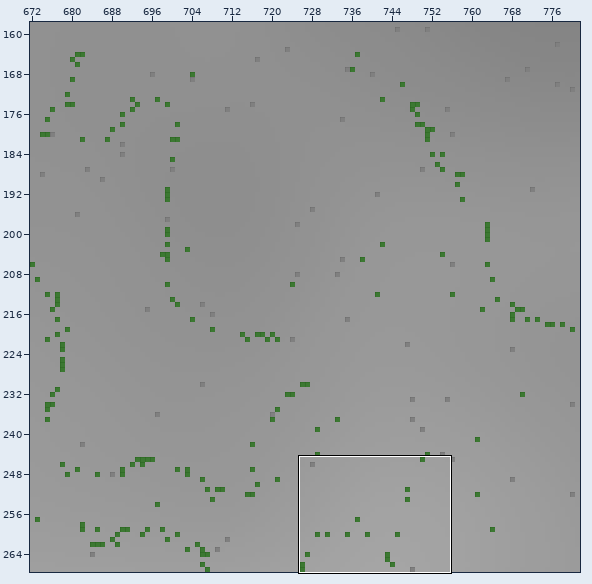
One commit to this Tiled map: content/core/maps/karhumaki.tmx. Above: a wide view before the commit, with the close-up outlined.
Close-up. The starting point:
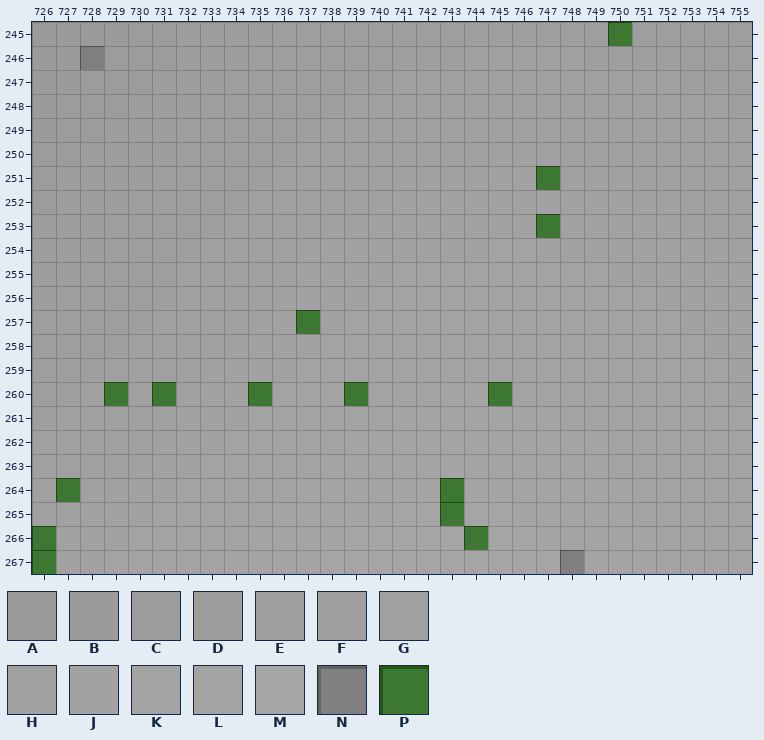
Cells are 16x16 px. Shown: x 726..755, y 245..267. The commit also changed other parts of the map, which this record leaves out.
Key: from "heights_fine": A 292, B 294, C 296, D 298, E 301, F 303, G 305, H 307, J 309, K 311, L 314, M 316; from "obstacles": N 0, P 1.
_ is an empty cell, # one hidden under a higher layer.
Layers that did not change in this view are not listed.
Layer "height" before, first column x 726:
245 ABBBCCDDDDEEEEFFFFFFFFFF#FFFFE
246 AB#CCCDDDEEEFFFFFFGGGGGFFFFFFF
247 BBCCCDDDEEEFFFFGGGGGGGGGGGGFFF
248 BCCCDDDEEEFFFGGGGGGGGGGGGGGGGF
249 BCCDDDEEEFFFGGGGHHHHHHHHHGGGGG
250 CCDDDDEEFFFGGGHHHHHHHHHHHHHGGG
251 CDDDDEEFFFGGGHHHHHHJJ#HHHHHHHG
252 CDDDEEFFFGGHHHHJJJJJJJJJJHHHHH
253 DDDEEEFFGGHHHHJJJJJJJ#JJJJJHHH
254 DDDEEFFGGGHHJJJJJJJKKJJJJJJJHH
255 DDEEFFGGGHHJJJJKKKKKKKKKJJJJJJ
256 DEEFFFGGHHHJJJKKKKKKKKKKKKJJJJ
257 EEEFFGGHHHJ#JKKKKKKKKKKKKKKJJJ
258 EEFFGGHHHJJJKKKKKKKKKKKKKKKKJJ
259 EFFGGGHHJJJKKKKKKKKKKKKKKKKKKJ
260 FFG#G#HJJ#KKK#KKKLL#KKKKKKKKKJ
261 FGGGHHJJJKKKKKKLLLLLLLKKKKKKKK
262 GGGHHHJJKKKKKLLLLLLLLLLLKKKKKK
263 GGHHHJJKKKKKLLLLLLLLLLLLKKKKKK
264 G#HHJJKKKKKLLLLLL#LLLLLLLKKKKK
265 HHJJJKKKKKLLLLLMM#MMLLLLLKKKKK
266 #JJJKKKKKLLLLMMMMM#MMLLLLLKKKK
267 #JJKKKKKLLLLMMMMMMMMMM#LLLKKKK
Layer "obstacles" before, first column x 726:
245 ________________________P_____
246 __N___________________________
247 ______________________________
248 ______________________________
249 ______________________________
250 ______________________________
251 _____________________P________
252 ______________________________
253 _____________________P________
254 ______________________________
255 ______________________________
256 ______________________________
257 ___________P__________________
258 ______________________________
259 ______________________________
260 ___P_P___P___P_____P__________
261 ______________________________
262 ______________________________
263 ______________________________
264 _P_______________P____________
265 _________________P____________
266 P_________________P___________
267 P_____________________N_______
The result:
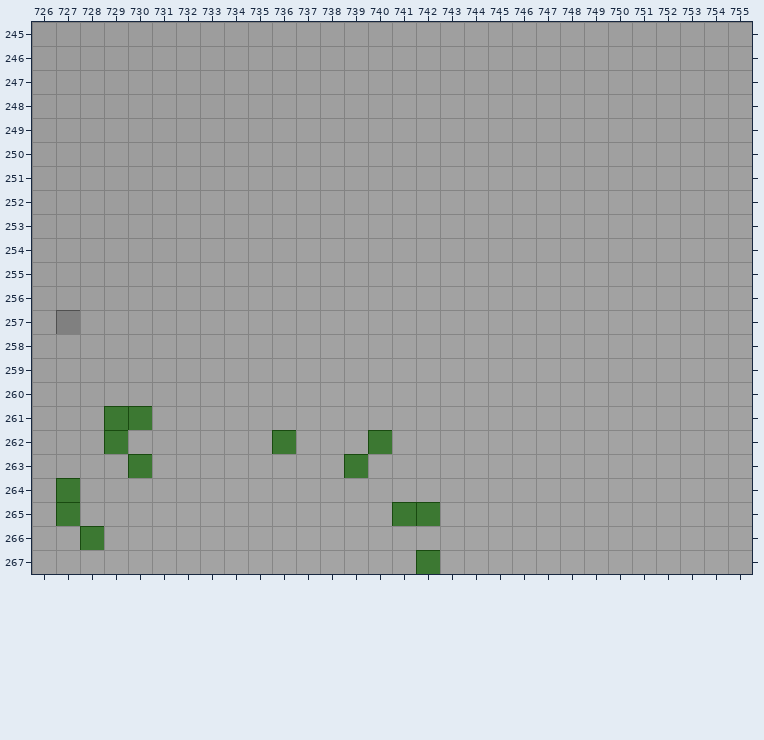
What changed:
Layer "height":
Tile L gives way to one hidden under a higher layer in row 262 at x 740; in row 263 at x 739.
Tile M gives way to one hidden under a higher layer in row 265 at x 741 to 742; in row 267 at x 742.
There is now tile E in row 245 at x 750.
There is now tile G in row 260 at x 731.
There is now tile H in row 253 at x 747; in row 257 at x 737.
There is now tile K in row 260 at x 745; in row 264 at x 743.
There is now tile L in row 265 at x 743; in row 266 at x 744.
Layer "obstacles":
There is now tile N in row 257 at x 727.
There is now tile P in row 261 at x 729 to 730; in row 262 at x 729, 736 and 740; in row 263 at x 730 and 739; in row 265 at x 727 and 741 to 742; in row 266 at x 728; in row 267 at x 742.
Tile N is removed in row 246 at x 728; in row 267 at x 748.
Tile P is removed in row 245 at x 750; in row 251 at x 747; in row 253 at x 747; in row 257 at x 737; in row 260 at x 729, 731, 735, 739 and 745; in rows 264 to 265 at x 743.
Tile P is removed in row 266 at x 726 and 744; in row 267 at x 726.
